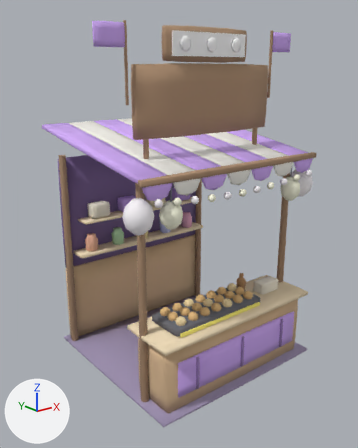
The glTF model assets/models/stall_takoyaki.glb as it was, and as the next commit left it.
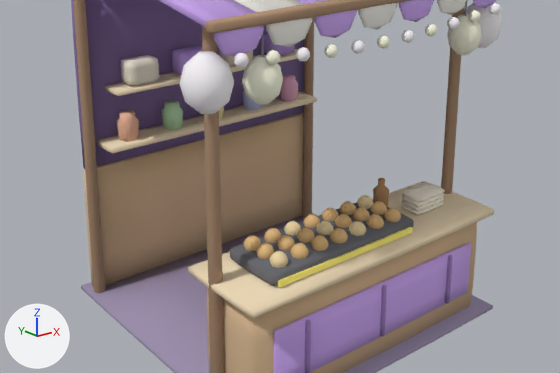
There are two pictures of each version: one whole from a 50 mm lens placed at (-4.39, -2.23, 4.18), pointed at (-0.13, 3.08, 2.05), one close up on the part from 5% to 97% of the width and 37% to 87% of the height. Every picture has the same lights, and +X, +Y and +Z are marked at lower left. The older version's two pictures come first. Vertices at exactly the same position are counted once.

Names of what the first close-up shows: 'body', 'level2'.
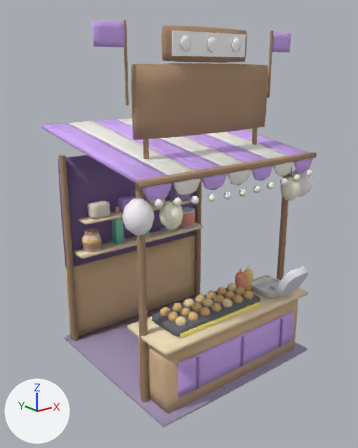
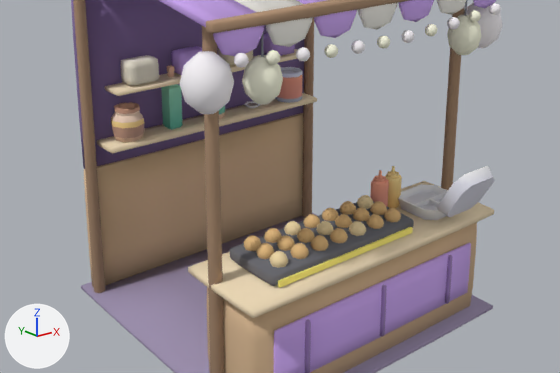
What differs and where, as boxes (x1, y1, x2, y2) in the close-ups (560 x 373 px):
part 1 of me_body, rebuilt (42% wider, 28% taller): before (116, 110, 139, 141); after (111, 102, 144, 142)
part 2 of me_body, rebuilt (53% wider, 37% taller): before (280, 75, 298, 101); after (275, 67, 303, 103)
part 3 of me_body, rebuilt: before (161, 100, 183, 130); after (161, 84, 182, 130)
part 4 of me_body, rebuilt (18% wider, 27% taller): before (373, 178, 389, 207); after (370, 170, 389, 207)
part 5 of me_body, rebuilt (mostly hidden): before (219, 106, 224, 119); after (203, 106, 225, 119)
part 6 of me_body, added: after (398, 166, 494, 220)
part 7 of me_body, added (brown): after (385, 166, 402, 208)
part 8 of me_body, added: after (244, 101, 260, 109)
part 9 of me_body, added: after (167, 65, 174, 77)
part 10 of me_body, deleted: before (402, 193, 444, 206)
part 11 of me_body, deleted: before (402, 197, 444, 210)
part 12 of me_body, deleted: before (401, 201, 444, 215)
part 13 of me_body, deleted: before (402, 183, 444, 202)
part 14 of me_body, deleted: before (242, 91, 262, 110)

Edits to the bpy script that builds the scene:
```text
Change me_body:
    used by ob_body; location = (0.0, 0.0, 0.0)
    remove me_body.from_pydata(...)  # 2976 vertices, 5688 faces; spans x -1.5..1.5, y 1.8..4.54, z 0.0..4.24
    add me_body.from_pydata(...)  # 3010 vertices, 5752 faces; spans x -1.5..1.5, y 1.65..4.54, z 0.0..4.24
    me_body part 1: the loose piece of 42 vertices spanning x -1.05..-0.85, y 4.1..4.3, z 1.53..1.77 is rebuilt with 72 vertices and now spans x -1.1..-0.8, y 4.05..4.35, z 1.53..1.83
    me_body part 2: the loose piece of 42 vertices spanning x 0.83..1.03, y 4.1..4.3, z 1.53..1.77 is rebuilt with 80 vertices and now spans x 0.79..1.07, y 4.06..4.34, z 1.53..1.83
    me_body part 3: the loose piece of 42 vertices spanning x -0.58..-0.38, y 4.1..4.3, z 1.53..1.77 is rebuilt with 24 vertices and now spans x -0.55..-0.41, y 4.13..4.27, z 1.53..1.99
    me_body part 4: the loose piece of 42 vertices spanning x 0.43..0.57, y 2.35..2.49, z 1.03..1.33 is rebuilt with 50 vertices and now spans x 0.43..0.57, y 2.36..2.52, z 1.03..1.4
    me_body part 5: the loose piece of 42 vertices spanning x -0.11..0.09, y 4.1..4.3, z 1.53..1.77 is rebuilt with 88 vertices and now spans x -0.12..0.1, y 4.09..4.31, z 1.53..1.81
    me_body part 6: a new loose piece of 78 vertices spanning x 0.64..1.12, y 1.65..2.44, z 1.03..1.54, in mat_vertex_colour
    me_body part 7: a new loose piece of 50 vertices spanning x 0.59..0.73, y 2.36..2.52, z 1.03..1.4, in mat_vertex_colour
    me_body part 8: a new loose piece of 36 vertices spanning x 0.38..0.54, y 4.11..4.29, z 1.53..1.57, in mat_vertex_colour
    me_body part 9: a new loose piece of 16 vertices spanning x -0.51..-0.45, y 4.17..4.23, z 2.01..2.12, in mat_vertex_colour
    me_body part 10: the loose piece of 56 vertices spanning x 0.68..1.02, y 2.15..2.35, z 1.11..1.15 is deleted
    me_body part 11: the loose piece of 56 vertices spanning x 0.68..1.02, y 2.15..2.35, z 1.07..1.11 is deleted
    me_body part 12: the loose piece of 56 vertices spanning x 0.68..1.02, y 2.15..2.35, z 1.03..1.07 is deleted
    me_body part 13: the loose piece of 56 vertices spanning x 0.68..1.02, y 2.15..2.35, z 1.15..1.19 is deleted
    me_body part 14
    42 vertices are removed from x 0.36..0.56, y 4.1..4.3, z 1.53..1.77
    80 faces are deleted
    other edits to the shape of me_body do not show in these pictures
```
